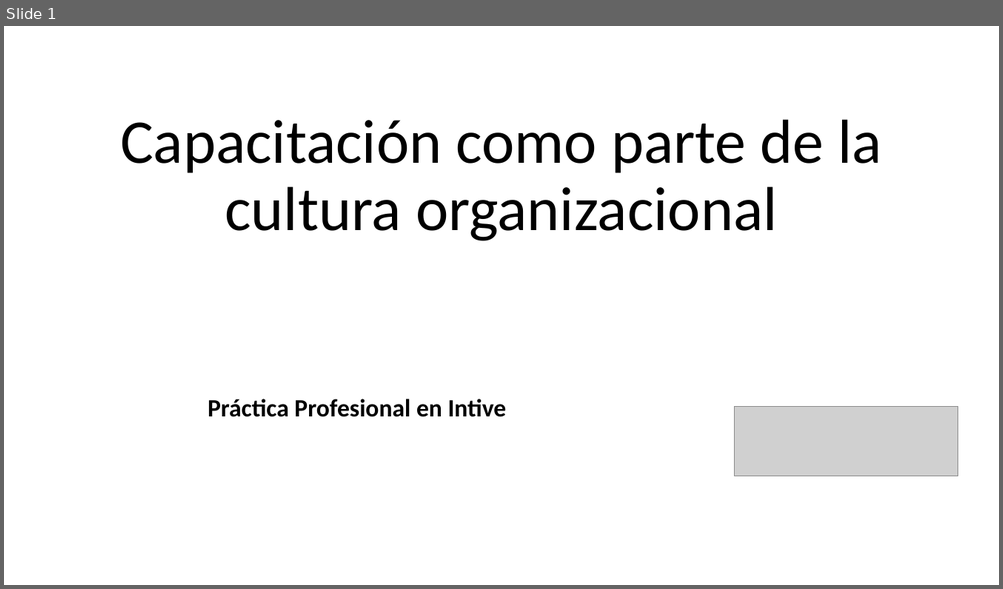
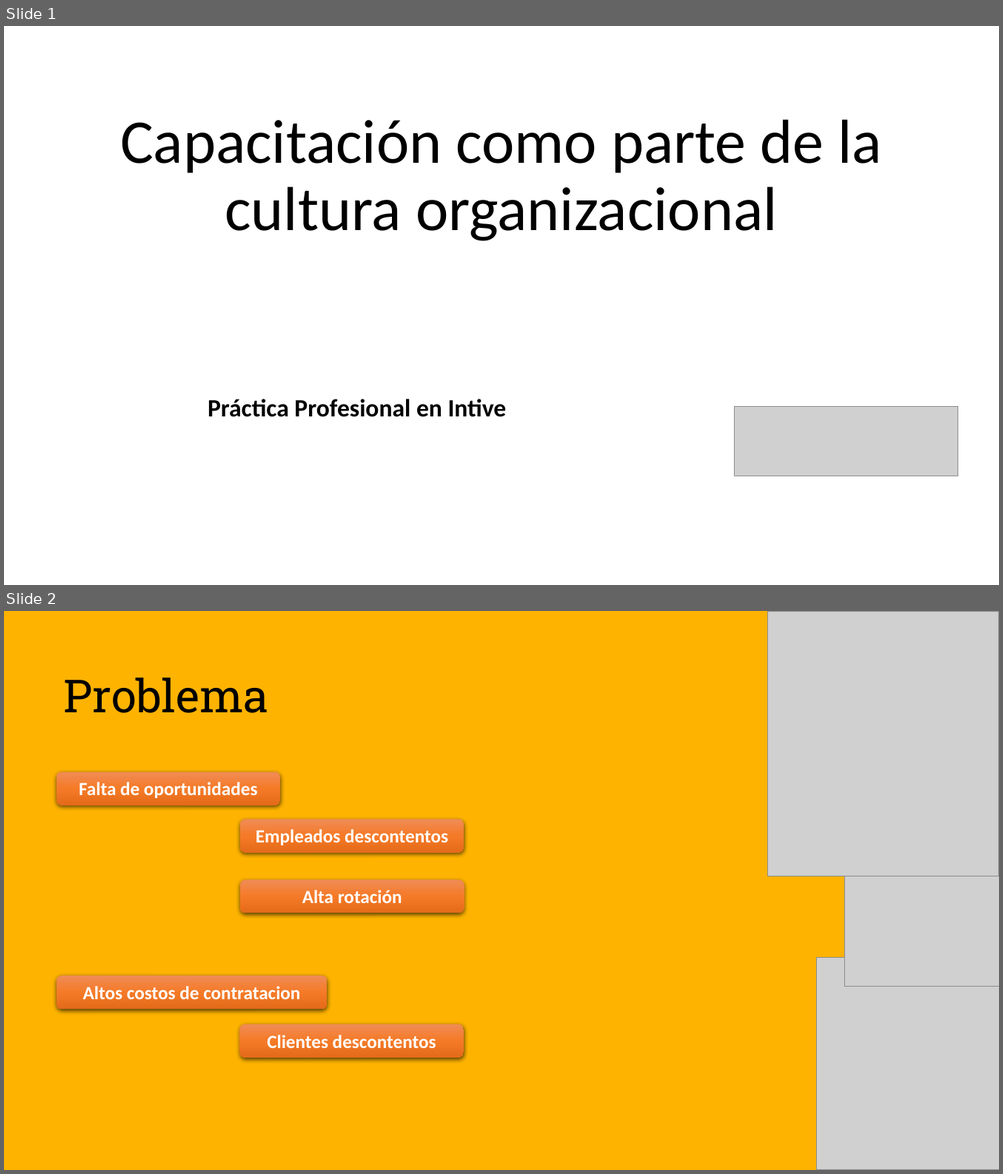
Before and after one commit to nestorpastor/nestor.github.io, a slide deck: Presentation.pptx. Shown one above the other, each under a label of ours: slide 1 before the commit, slides 1 and 2 after it. The pictures are 1003x589 and 1003x1174 pixels, drawn with LibreOffice and Linux fonts; fonts in the diff are those of the drawing; grey boxes stand for pictures; background and template pictures are left out. Boxes give left, top, right and bottom in pixels: in the first picture for what was removed or moved away, otherwise in the second. Text is boxed around its words. In the diff, an @@ line names an element or a change of style, - is before the commit and + after.

```diff
--- a/Presentation.pptx
+++ b/Presentation.pptx
@@ slide 2 added at box(4, 611, 999, 1170), background #FEB301 @@
@@ picture added at box(768, 611, 999, 876) @@
@@ title added at box(64, 678, 269, 713), 44 pt, text #000000 @@
+Problema
@@ rounded rectangle added at box(57, 772, 280, 806), fill gradient #F18C57 to #F67B28 to #E56C19, 18 pt, text #FFFFFF, bold @@
+Falta de oportunidades
@@ picture added at box(845, 806, 999, 987) @@
@@ rounded rectangle added at box(240, 819, 464, 853), fill gradient #F18C57 to #F67B28 to #E56C19, 18 pt, text #FFFFFF, bold @@
+Empleados descontentos
@@ rounded rectangle added at box(241, 880, 464, 913), fill gradient #F18C57 to #F67B28 to #E56C19, 18 pt, text #FFFFFF, bold @@
+Alta rotación
@@ picture added at box(817, 958, 999, 1170) @@
@@ rounded rectangle added at box(57, 976, 327, 1009), fill gradient #F18C57 to #F67B28 to #E56C19, 18 pt, text #FFFFFF, bold @@
+Altos costos de contratacion
@@ rounded rectangle added at box(240, 1025, 464, 1058), fill gradient #F18C57 to #F67B28 to #E56C19, 18 pt, text #FFFFFF, bold @@
+Clientes descontentos
```
Also in this commit, not shown: 4 other slides added, 4 slides removed, 1 other file.
